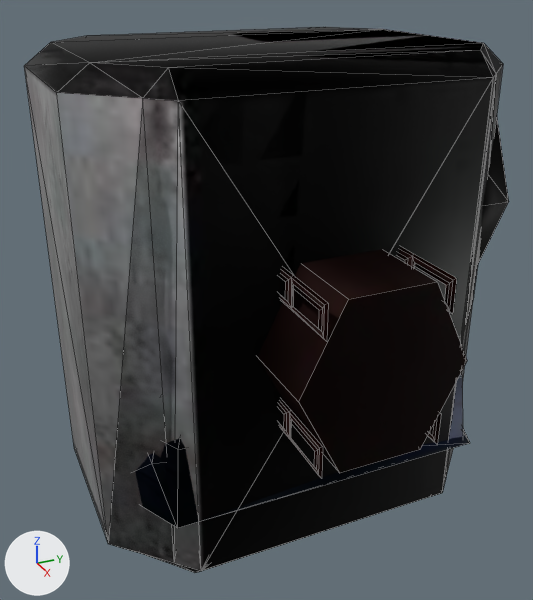
The FBX model Assets/Player/RocketMan/Part1/Models/ShipParts1.fbx, before and after one commit.
The view is the same before and after, from a 50 mm lens placed at (2.105, -0.945, 0.965), pointed at (0.027, -0.01, -0.074). The lights are fixed; the arrows at lower left show +X, +Y and +Z. Mesh edges are drawn as thin lines. Where no turn or scale is listed for an object, it has been applied to the vertices. Vertices at the same position are counted once.

Names of what the first picture shows: 'Barrel2', 'Ship_Dome', 'Ship_Dome_Damaged', 'Ship_Hull', 'Ship_Hull_Damaged'.
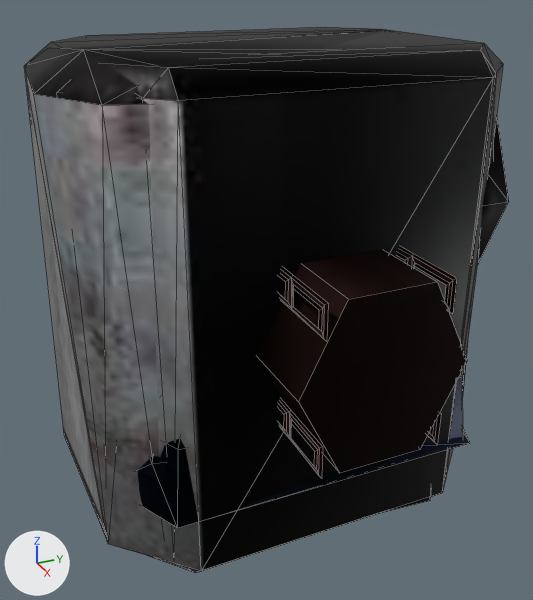
The change in detail:
me_cube_005 is used by ob_ship_hull_damaged; location (0.0, 0.0, 0.0).
me_cube_005 had 120 vertices, 195 faces and spanned x -0.55..0.5, y -0.66..0.68, z -0.75..0.75.
me_cube_005 now has 114 vertices, 180 faces and spans x -0.46..0.5, y -0.71..0.69, z -0.81..0.78.
me_cube_005 part 1: a new loose piece of 62 vertices spanning x -0.46..0.5, y -0.71..0.69, z -0.81..0.78, in mat_ship_hull_damage (picture img_ship_hull_damage1_jpg).
Part 2, on me_cube_005:
68 vertices are removed from x -0.55..0.5, y -0.66..0.66, z -0.75..0.75.
116 faces are deleted.
1 vertex moves from x -0.33, y 0.68, z 0.28 to x -0.36, y 0.68, z 0.28.

What differs and where, as boxes (x1, y1, x2, y2) in the pictures (533 x 600 px):
'Ship_Hull_Damaged', reshaped (7% shorter): before (30, 29, 509, 573); after (25, 30, 509, 538)
part 1 of me_cube_005, added: after (25, 30, 494, 538)
part 2 of me_cube_005, cut back (black): before (30, 29, 503, 573)
